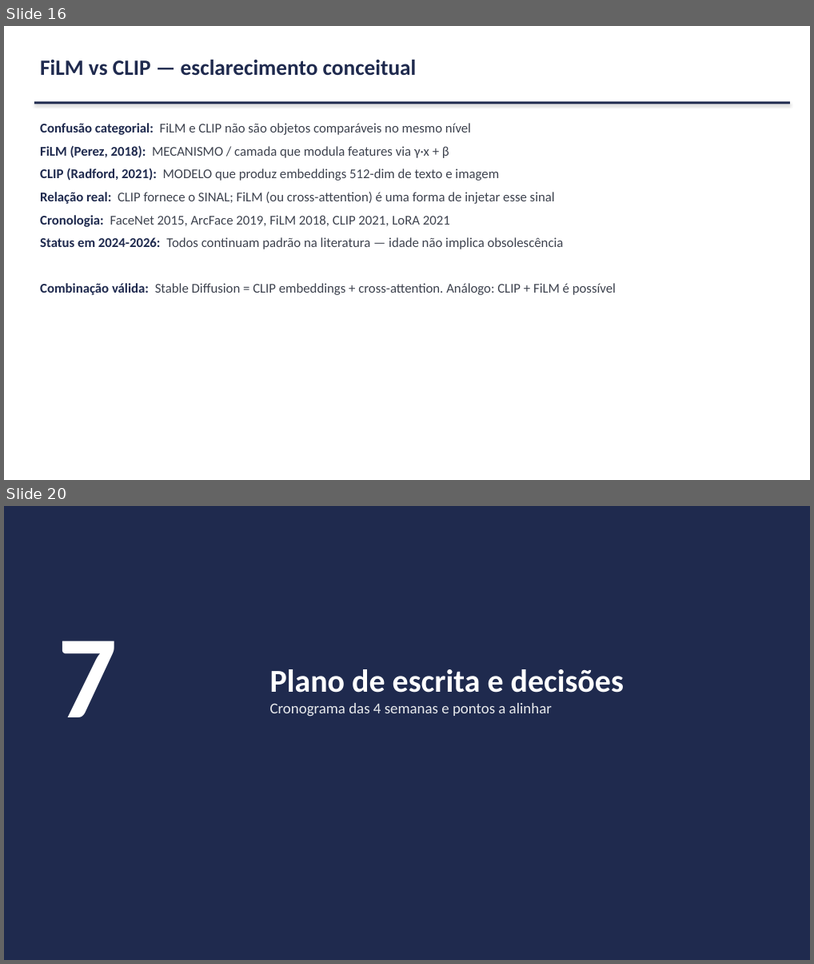
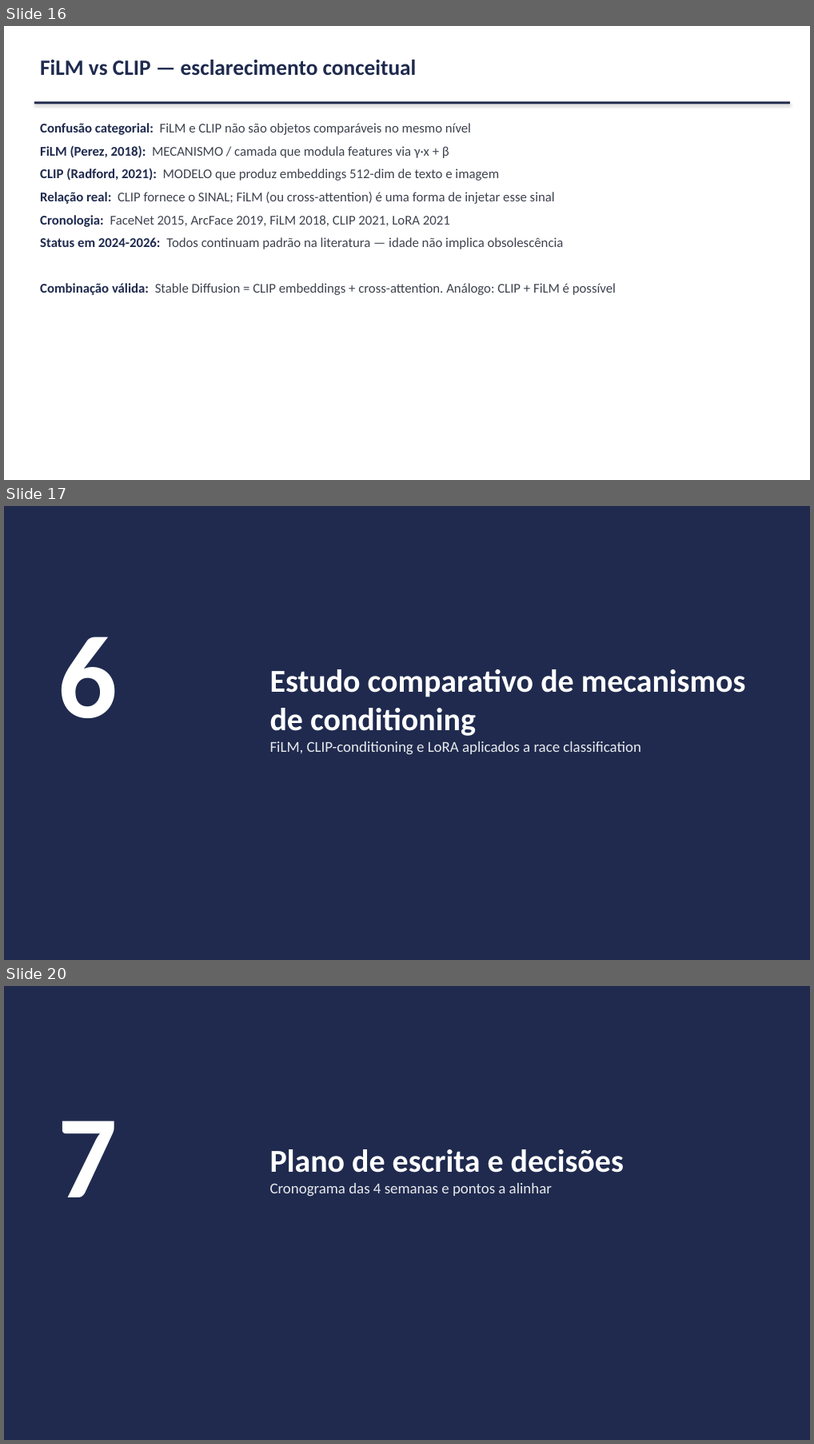
Before and after one commit to marcellozzetti/Facial-Recognition-Models-Mitigating-Bias, a slide deck: docs/ativo/material_reuniao_orientador_2026-06-15.pptx. Shown one above the other, each under a label of ours: slides 16 and 20 before the commit, slides 16, 17 and 20 after it; the slides between them are not shown. The pictures are 814x964 and 814x1444 pixels, drawn with LibreOffice and Linux fonts; fonts in the diff are those of the drawing. Boxes give left, top, right and bottom in pixels: in the first picture for what was removed or moved away, otherwise in the second. Text is boxed around its words. In the diff, an @@ line names an element or a change of style, - is before the commit and + after.

```diff
--- a/docs/ativo/material_reuniao_orientador_2026-06-15.pptx
+++ b/docs/ativo/material_reuniao_orientador_2026-06-15.pptx
@@ slide 17 added at (4, 506, 810, 960), background #FFFFFF @@
@@ rectangle added at (4, 506, 810, 960), fill #1F2A4E @@
@@ text added at (58, 636, 118, 718), 140 pt, text #FFFFFF, bold @@
+6
@@ text added at (270, 669, 746, 754), 18 pt, text #E8EAED @@
+Estudo comparativo de mecanismos de conditioning
+FiLM, CLIP-conditioning e LoRA aplicados a race classification
```
Also in this commit, not shown: 7 slides changed, 1 slide removed, 1 other file.
